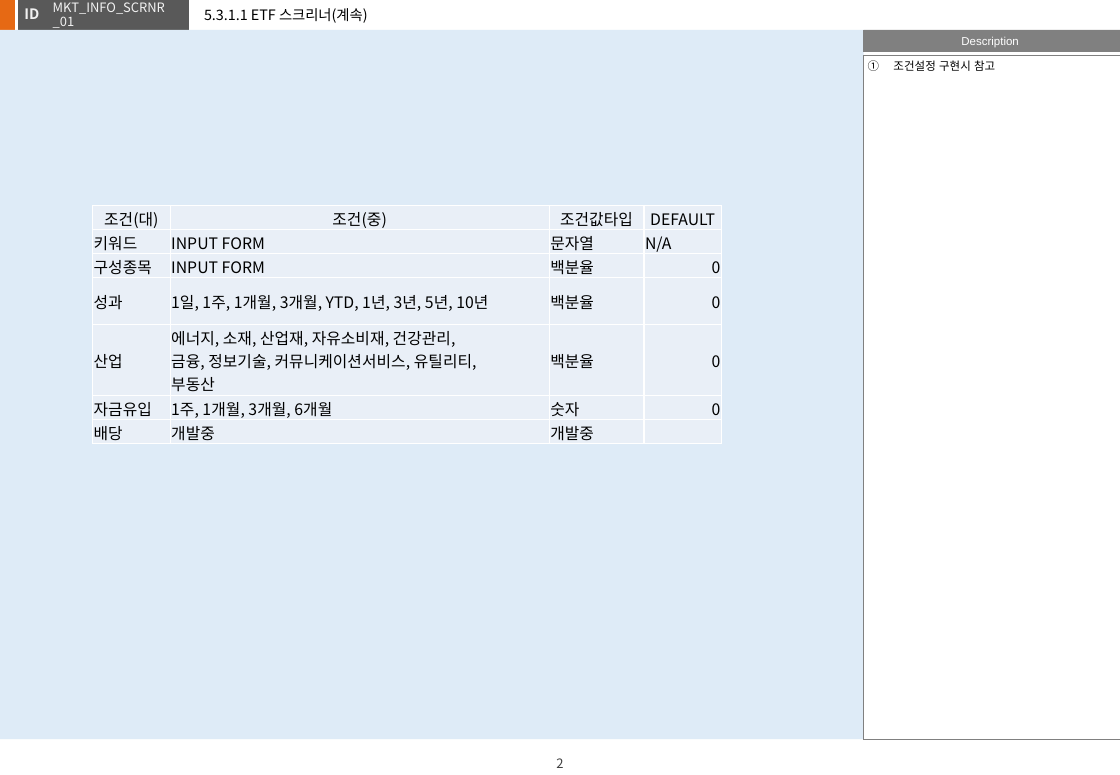
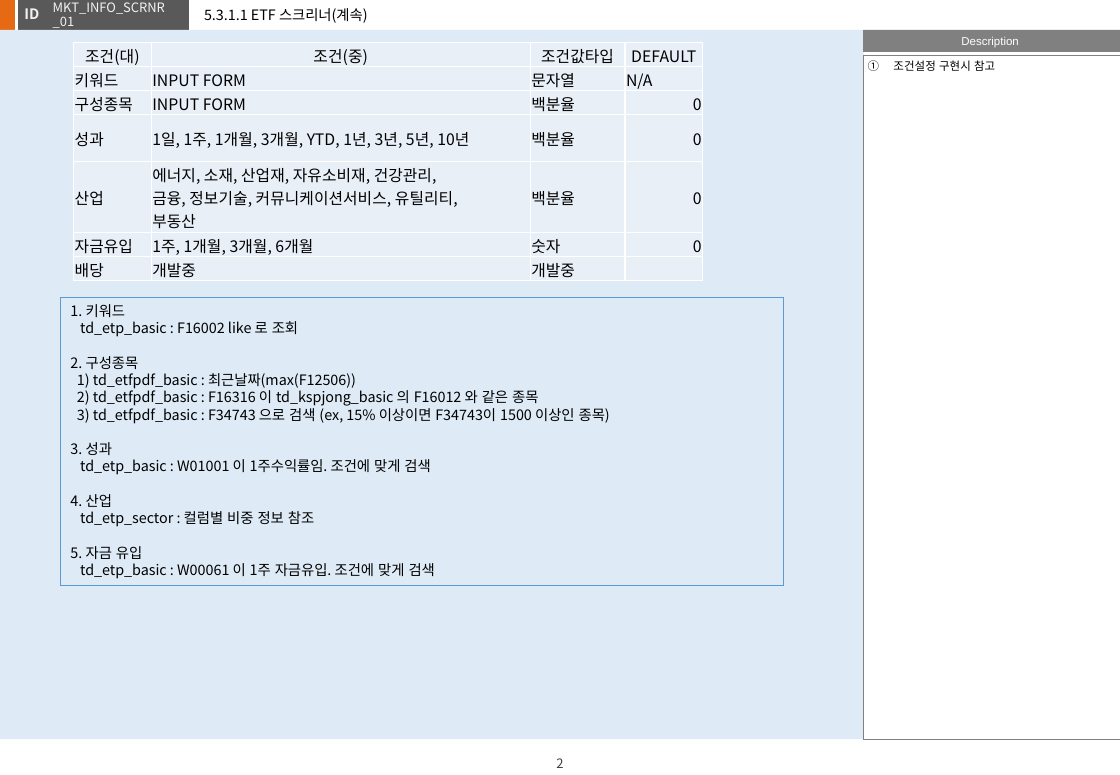
Before and after one commit to brutus3986/kc_newetp, a slide deck: slide 2 of etc/0.개발진행/ETP스크리너.pptx. Drawn at 1120x775 pixels with LibreOffice and Linux fonts; fonts in the diff are those of the drawing; background and template pictures are left out. Boxes give left, top, right and bottom in pixels: in the first picture for what was removed or moved away, otherwise in the second. Text is boxed around its words. In the diff, an @@ line names an element or a change of style, - is before the commit and + after.

Commit message:
ETP스크리너 기반 데이터 작업 완료

```diff
--- a/etc/0.개발진행/ETP스크리너.pptx
+++ b/etc/0.개발진행/ETP스크리너.pptx
@@ table: place and size @@
-table at <box>93,206,723,445</box>
+table at <box>73,42,703,282</box>
@@ rectangle added at <box>60,298,783,586</box>, outline #5B9BD5 0.75 pt, 10 pt, text #000000 @@
+1. 키워드
+td_etp_basic : F16002 like 로 조회
+2. 구성종목
+1) td_etfpdf_basic : 최근날짜(max(F12506))
+2) td_etfpdf_basic : F16316 이 td_kspjong_basic 의 F16012 와 같은 종목
+3) td_etfpdf_basic : F34743 으로 검색 (ex, 15% 이상이면 F34743이 1500 이상인 종목)
+3. 성과
+td_etp_basic : W01001 이 1주수익률임. 조건에 맞게 검색
+4. 산업
+td_etp_sector : 컬럼별 비중 정보 참조
+5. 자금 유입
+td_etp_basic : W00061 이 1주 자금유입. 조건에 맞게 검색
```
